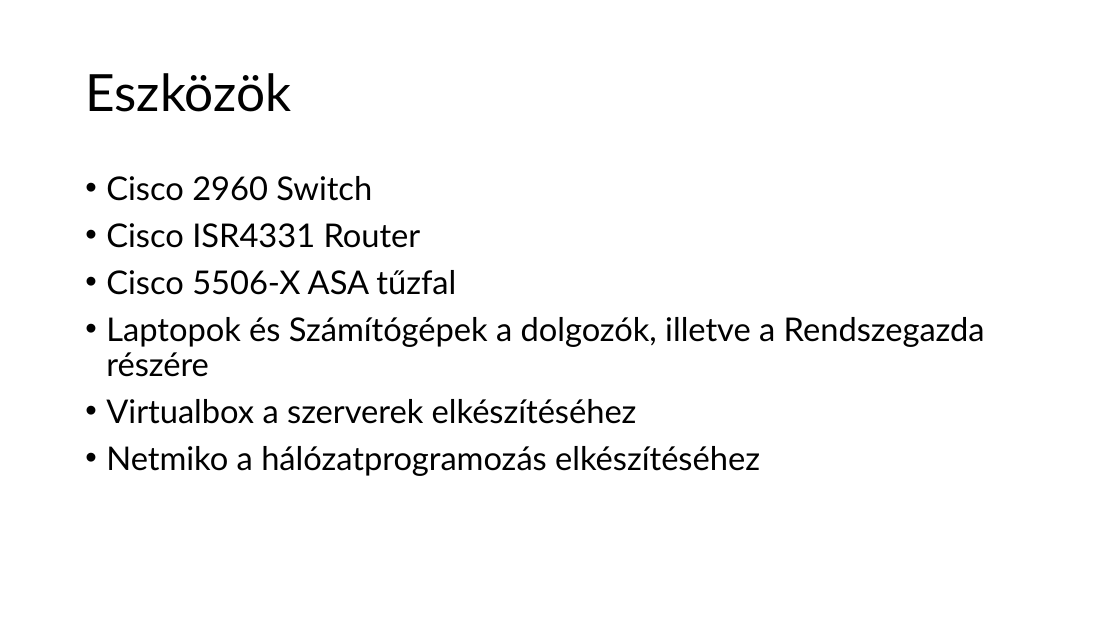
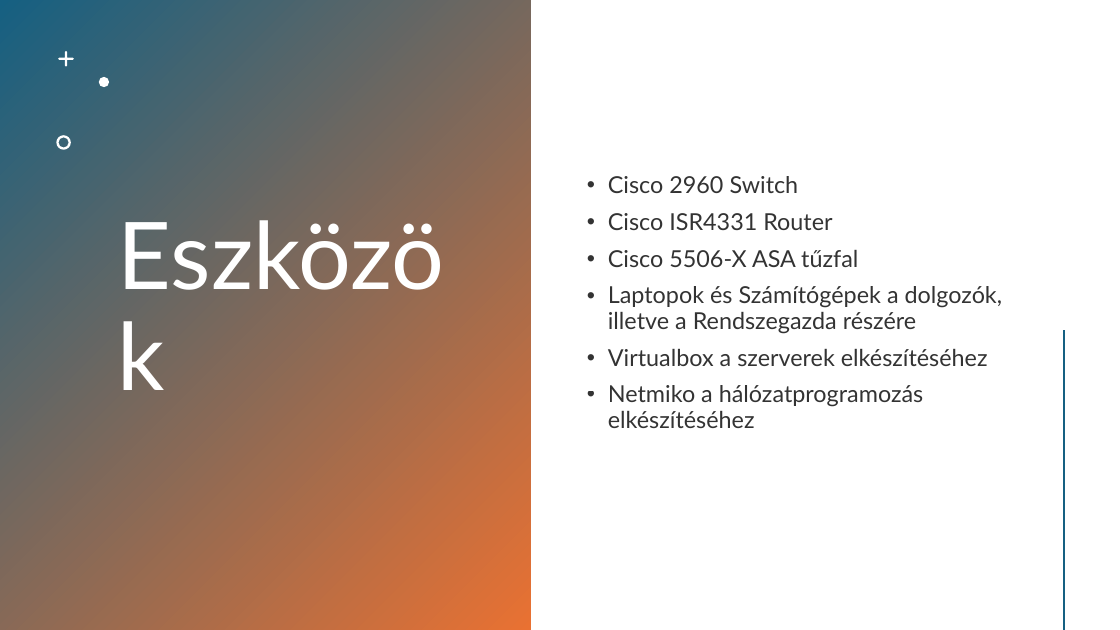
Before and after one commit to torokpeter7/CoreLink-KFT, a slide deck: slide 3 of Végleges/CoreLink_KFT.pptx. Drawn at 1120x630 pixels with LibreOffice and Linux fonts; fonts in the diff are those of the drawing. Boxes give left, top, right and bottom in pixels: in the first picture for what was removed or moved away, otherwise in the second. Text is boxed around its words. In the diff, an @@ line names an element or a change of style, - is before the commit and + after.

```diff
--- a/Végleges/CoreLink_KFT.pptx
+++ b/Végleges/CoreLink_KFT.pptx
@@ rectangle added at (0,0,531,630), fill gradient #156082 to #E97132 @@
@@ freeform shape added at (58,51,74,67), fill #FFFFFF @@
@@ title "Eszközök": place and size @@
-title "Eszközök" at (85,73,291,112)
+title "Eszközök" at (109,35,477,584)
@@ title "Eszközök" at (109,35,477,584): size 44 to 80 pt, text colour #000000 to #FFFFFF @@
@@ text "Cisco 2960 Switch": place and size @@
-text "Cisco 2960 Switch" at (106,176,985,476)
+text "Cisco 2960 Switch" at (608,176,1003,428)
@@ text "Cisco 2960 Switch" at (608,176,1003,428): size 28 to 20 pt, text colour #000000 to #000000 at 80% opacity; vertical alignment top to middle @@
@@ freeform shape added at (99,77,109,87), fill #FFFFFF @@
@@ freeform shape added at (56,135,71,150), fill #FFFFFF @@
@@ line added from (1065, 332) to (1065, 629), #E97132 2 pt @@
```
Also in this commit, not shown: 6 other slides changed, 11 slides added, 5 slides removed.
